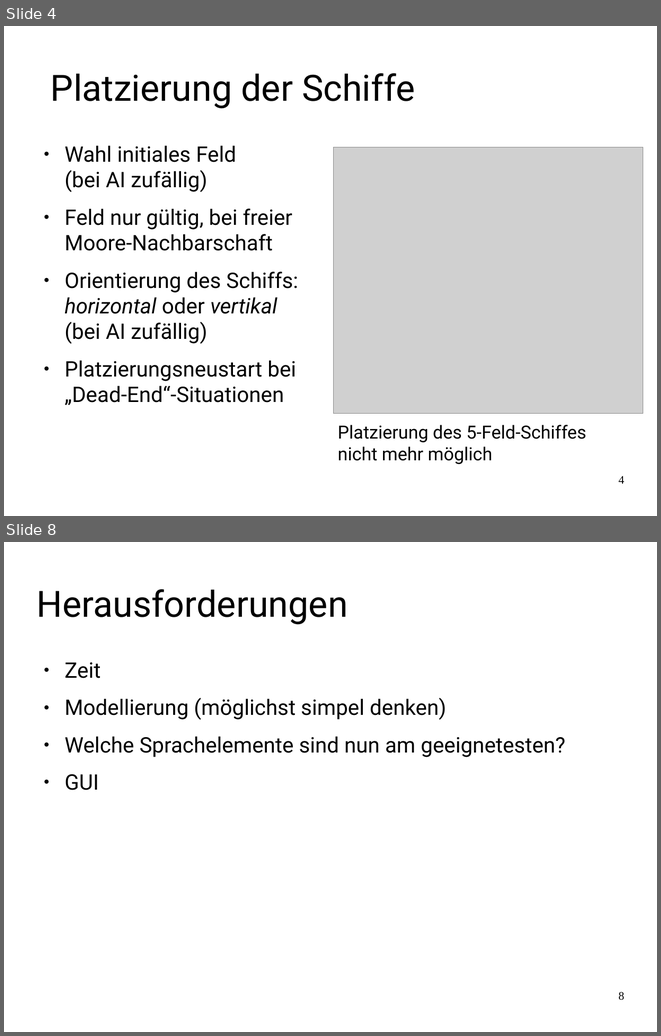
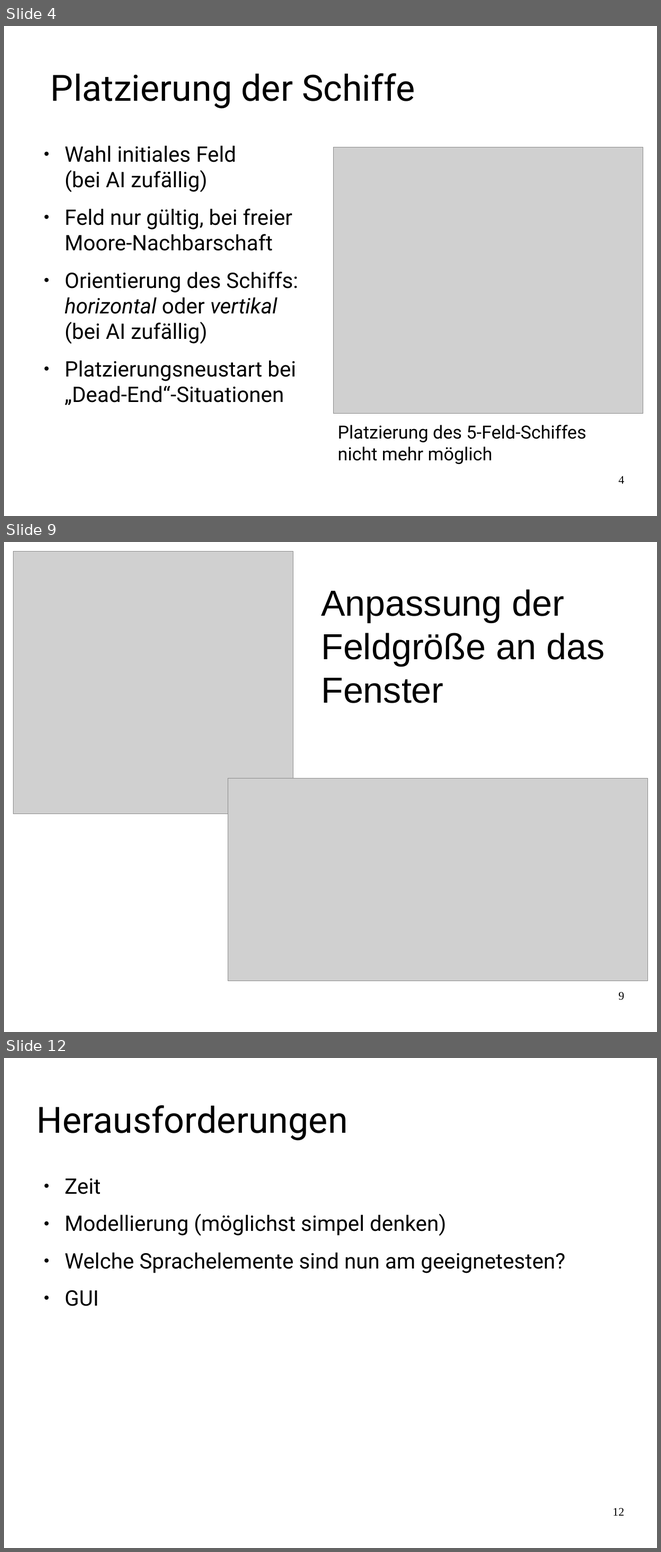
Before and after one commit to FamkeLamberti/battleship-presentation, a slide deck: Abschlusspraesentation_SchiffeVersenken.odp. Shown one above the other, each under a label of ours: slides 4 and 8 before the commit, slides 4, 9 and 12 after it; the slides between them are not shown. The pictures are 661x1036 and 661x1552 pixels, drawn with LibreOffice and Linux fonts; fonts in the diff are those of the drawing; grey boxes stand for pictures. Boxes give left, top, right and bottom in pixels: in the first picture for what was removed or moved away, otherwise in the second. Text is boxed around its words. In the diff, an @@ line names an element or a change of style, - is before the commit and + after.

```diff
--- a/Abschlusspraesentation_SchiffeVersenken.odp
+++ b/Abschlusspraesentation_SchiffeVersenken.odp
@@ slide 9 added at bbox=[4, 542, 657, 1032], background #FFFFFF @@
@@ picture added at bbox=[14, 552, 293, 814] @@
@@ title added at bbox=[321, 589, 604, 703], 44 pt, text #000000 @@
+Anpassung der Feldgröße an das Fenster
@@ picture added at bbox=[228, 778, 648, 980] @@
@@ page number added at bbox=[618, 991, 624, 1000], 14 pt, text #000000 @@
+9
@@ what was slide 8 is now slide 12 @@
@@ page number at bbox=[612, 1507, 624, 1515]: text changed @@
-8
+12
```
Also in this commit, not shown: 3 slides changed, 3 other slides added.
